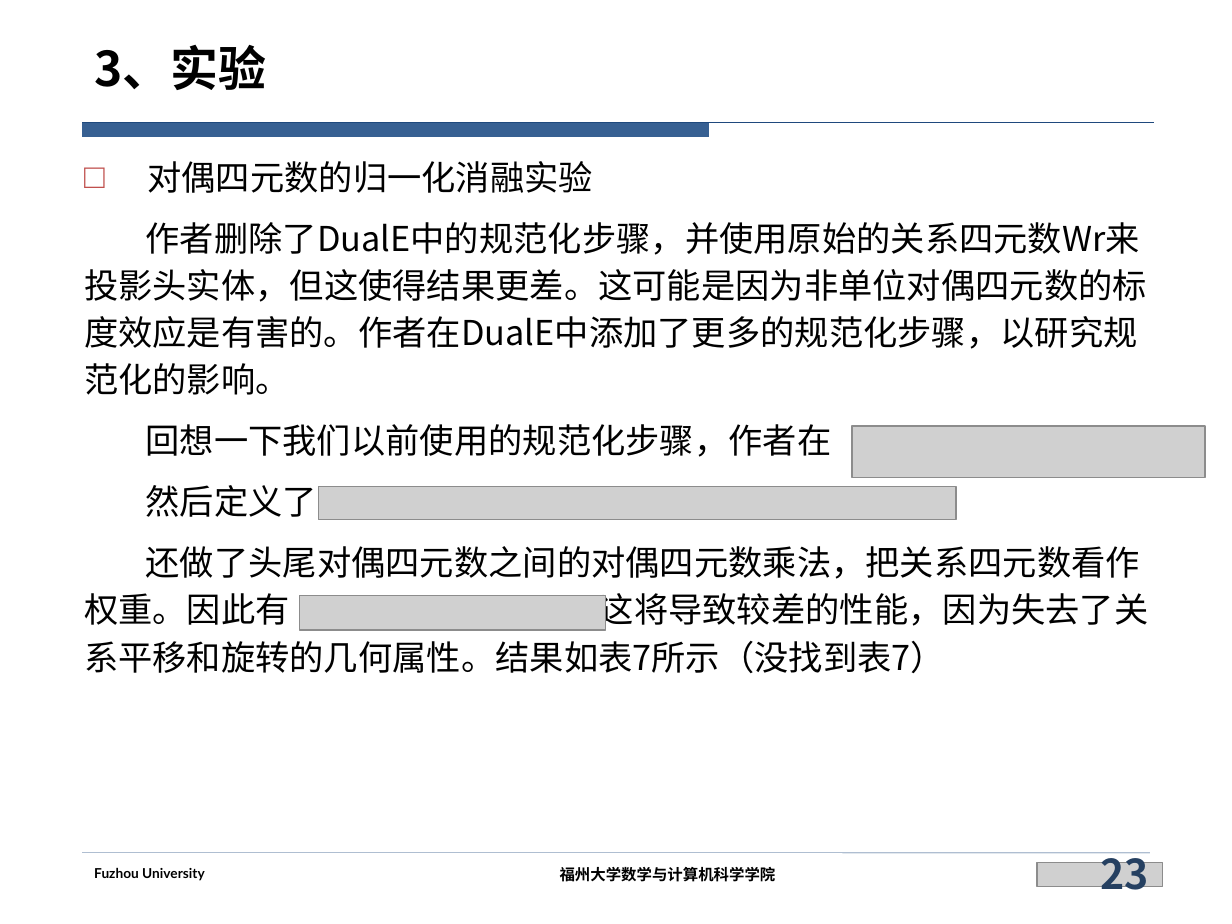
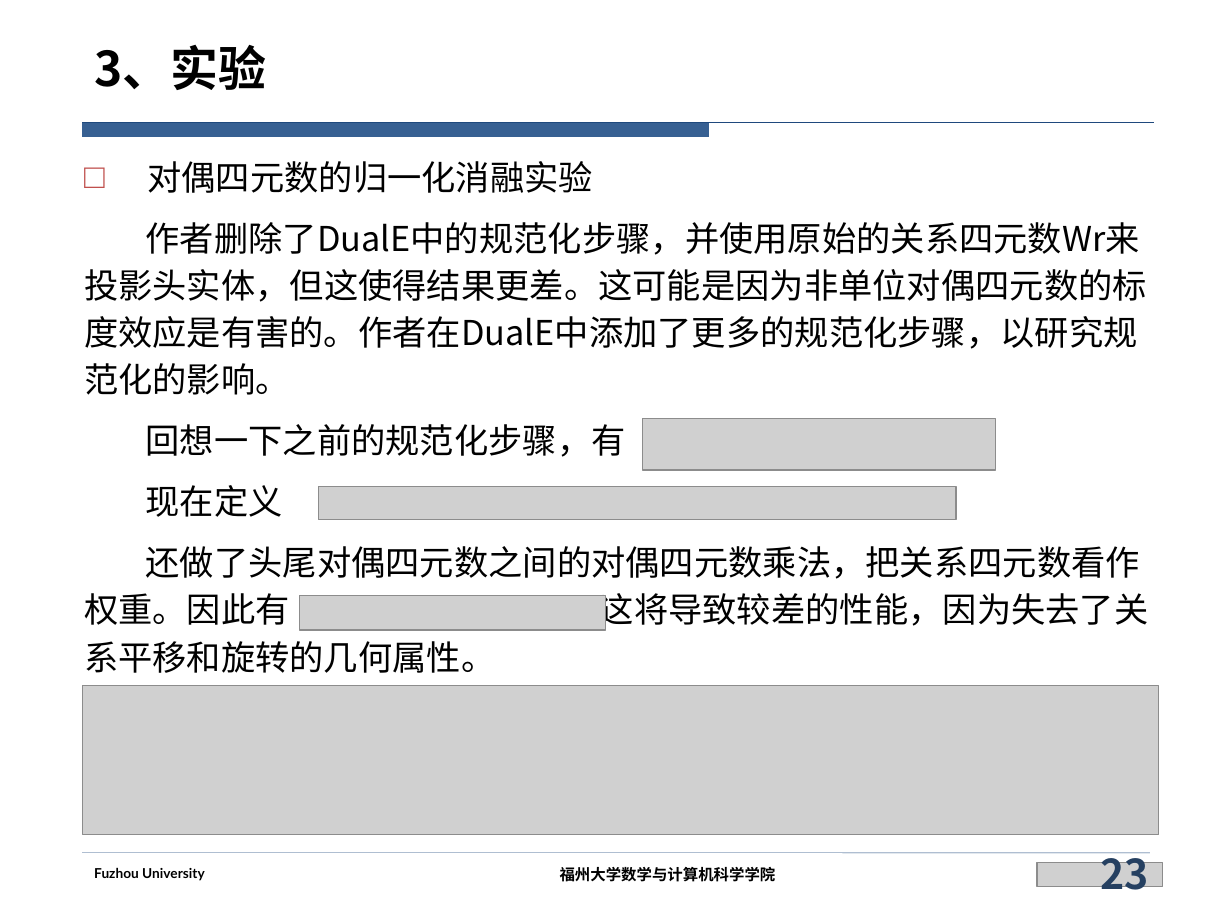
Before and after one commit to siberia0015/Paper-Report, a slide deck: slide 23 of 实验室/DualE/DualE.pptx. Drawn at 1232x924 pixels with LibreOffice and Linux fonts; fonts in the diff are those of the drawing; grey boxes stand for pictures; background and template pictures are left out. Boxes give left, top, right and bottom in pixels: in the first picture for what was removed or moved away, otherwise in the second. Text is boxed around its words. In the diff, an @@ line names an element or a change of style, - is before the commit and + after.

```diff
--- a/实验室/DualE/DualE.pptx
+++ b/实验室/DualE/DualE.pptx
@@ picture moved from (x1=853, y1=426, x2=1205, y2=478) to (x1=643, y1=419, x2=995, y2=471) @@
@@ text at (x1=84, y1=424, x2=1149, y2=673): text changed @@
-回想一下我们以前使用的规范化步骤，作者在
-然后定义了
-还做了头尾对偶四元数之间的对偶四元数乘法，把关系四元数看作权重。因此有 这将导致较差的性能，因为失去了关系平移和旋转的几何属性。结果如表7所示（没找到表7）
+回想一下之前的规范化步骤，有
+现在定义
+还做了头尾对偶四元数之间的对偶四元数乘法，把关系四元数看作权重。因此有 这将导致较差的性能，因为失去了关系平移和旋转的几何属性。
@@ picture added at (x1=83, y1=686, x2=1159, y2=835) @@
```
Also in this commit, not shown: 9 other slides changed, 3 slides added.
